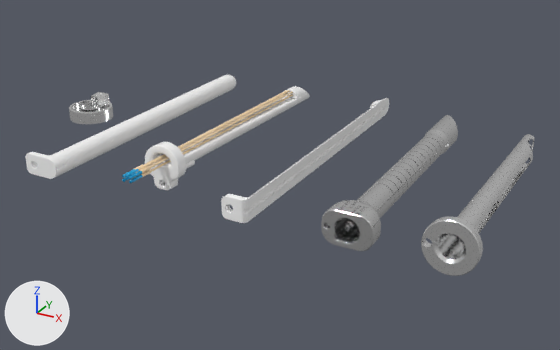
The glTF model Maastro.glb, before and after one commit.
Both versions are drawn from a camera (50 mm lens) standing at (0.714, -1.201, 0.565) and looking at (0.062, -0.014, -0.028). Arrows for +X, +Y and +Z are at lower left; the lights stay in place.

Script lines for the objects in view, before the commit:
```python
ob_gm404_01_001_c15 = bpy.data.objects.new('GM404_01_001_C15', None)
ob_gm404_01_001_c15.parent = ob_group1
ob_gm404_01_001_c15.location = (0.0, 0.0, 0.0)
ob_gm404_01_001_c1_point2 = bpy.data.objects.new('GM404_01_001_C1_point2', me_mesh_4)
ob_gm404_01_001_c1_point2.parent = ob_gm404_01_001_c15
ob_gm404_01_001_c1_point2.location = (0.0, 0.0, 0.0)
ob_gm404_01_002_f2 = bpy.data.objects.new('GM404_01_002_F2', me_mesh_12)
ob_gm404_01_002_f2.parent = ob_group1
ob_gm404_01_002_f2.location = (0.0, 0.0, 0.0)
ob_gm404_01_003_e3 = bpy.data.objects.new('GM404_01_003_E3', me_mesh_0)
ob_gm404_01_003_e3.parent = ob_group1
ob_gm404_01_003_e3.location = (0.0, 0.0, 0.0)
ob_gm404_01_003_e4 = bpy.data.objects.new('GM404_01_003_E4', me_mesh_1)
ob_gm404_01_003_e4.parent = ob_group1
ob_gm404_01_003_e4.location = (0.0, 0.0, 0.0)
ob_gm404_01_005_b1 = bpy.data.objects.new('GM404_01_005_B1', me_mesh_13)
ob_gm404_01_005_b1.parent = ob_group1
ob_gm404_01_005_b1.location = (0.0, 0.0, 0.0)
ob_gm404_01_007_a1 = bpy.data.objects.new('GM404_01_007_A1', None)
ob_gm404_01_007_a1.parent = ob_group1
ob_gm404_01_007_a1.location = (0.0, 0.0, 0.0)
ob_root_scene = bpy.data.objects.new('Root_Scene', None)
ob_root_scene.location = (0.0, 0.0, 0.0)
ob_root_scene.scale = (0.3, 0.3, 0.3)
# also in view: 'GM404_01_007_A1_1' at (0.466, -0.001, 0.043); 'GM404_01_001_C1_point3' at (-0.048, -0.024, 0.047); 'GM404_01_001_C15.001' at (-0.055, 0.045, 0.04)
```
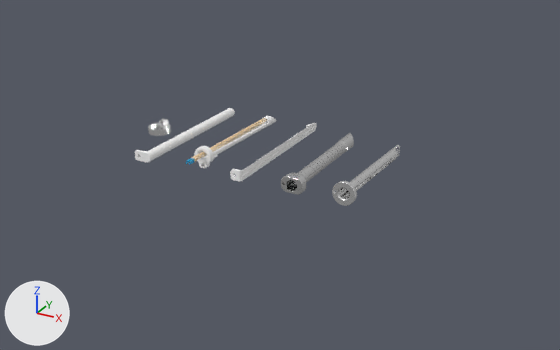
ob_root_scene is not drawn itself; it is the parent of ob_rootnode.
ob_gm404_01_001_c15 is not drawn itself; it is the parent of ob_gm404_01_001_c1_point, ob_gm404_01_001_c1_point1, ob_gm404_01_001_c1_point2, ob_gm404_01_001_c1_point3, ob_gm404_01_001_c1_point4, ob_gm404_01_001_c1_point5, ob_pin_edge2, ob_pin_edge1.
ob_gm404_01_007_a1 is not drawn itself; it is the parent of ob_gm404_01_007_a1_1, ob_gm404_01_007_a1_2.

The edits, one by one:
Object 'Root_Scene' (ob_root_scene) is rescaled from (0.3, 0.3, 0.3) to (0.15, 0.15, 0.15).
Object 'GM404_01_003_E3' (ob_gm404_01_003_e3) moves from (0.0, 0.0, 0.0) to (-0.138, 0.0, 0.0).
Object 'GM404_01_003_E4' (ob_gm404_01_003_e4) moves from (0.0, 0.0, 0.0) to (-0.173, 0.0, 0.0).
Object 'GM404_01_001_C15' (ob_gm404_01_001_c15) moves from (0.0, 0.0, 0.0) to (-0.133, 0.0, 0.0).
Object 'GM404_01_002_F2' (ob_gm404_01_002_f2) moves from (0.0, 0.0, 0.0) to (-0.0435, 0.0, 0.0).
Object 'GM404_01_005_B1' (ob_gm404_01_005_b1) moves from (0.0, 0.0, 0.0) to (-0.156, 0.0, 0.0).
Object 'GM404_01_007_A1' (ob_gm404_01_007_a1) moves from (0.0, 0.0, 0.0) to (0.0864, 0.0, 0.0).

Location of each change, (x1, y1, x2, y2) in pixels of the pictures (560 x 350 px):
'GM404_01_002_F2', rescaled, moved (46% narrower, 54% shorter): before (321, 115, 458, 251); after (281, 133, 354, 195)
'GM404_01_007_A1_1', rescaled, moved (40% narrower, 57% shorter): before (421, 134, 535, 276); after (332, 145, 400, 206)
'GM404_01_003_E4', rescaled, moved (52% narrower, 47% shorter): before (25, 75, 236, 179); after (135, 108, 235, 163)
'GM404_01_003_E3', rescaled, moved (48% narrower, 52% shorter): before (221, 98, 389, 223); after (230, 123, 317, 182)
'GM404_01_001_C15.001', rescaled, moved (50% narrower, 50% shorter): before (145, 86, 310, 190); after (194, 116, 276, 168)
'GM404_01_005_B1', rescaled, moved (47% narrower, 45% shorter): before (69, 92, 113, 124); after (148, 119, 171, 136)
'GM404_01_001_C1_point2', rescaled, moved (52% narrower, 49% shorter): before (129, 91, 293, 179); after (189, 119, 267, 163)
'GM404_01_001_C1_point3', rescaled, moved (52% narrower, 49% shorter): before (129, 94, 293, 183); after (189, 120, 267, 165)
'GM404_01_001_C1_point5', rescaled, moved (52% narrower, 49% shorter): before (125, 90, 290, 177); after (187, 118, 266, 162)
'GM404_01_001_C1_point', rescaled, moved (52% narrower, 49% shorter): before (122, 90, 287, 178); after (186, 118, 264, 162)
'GM404_01_001_C1_point4', rescaled, moved (53% narrower, 50% shorter): before (123, 93, 287, 182); after (186, 120, 263, 164)
'GM404_01_001_C1_point1', rescaled, moved (not visible afterwards): before (186, 160, 195, 169)
